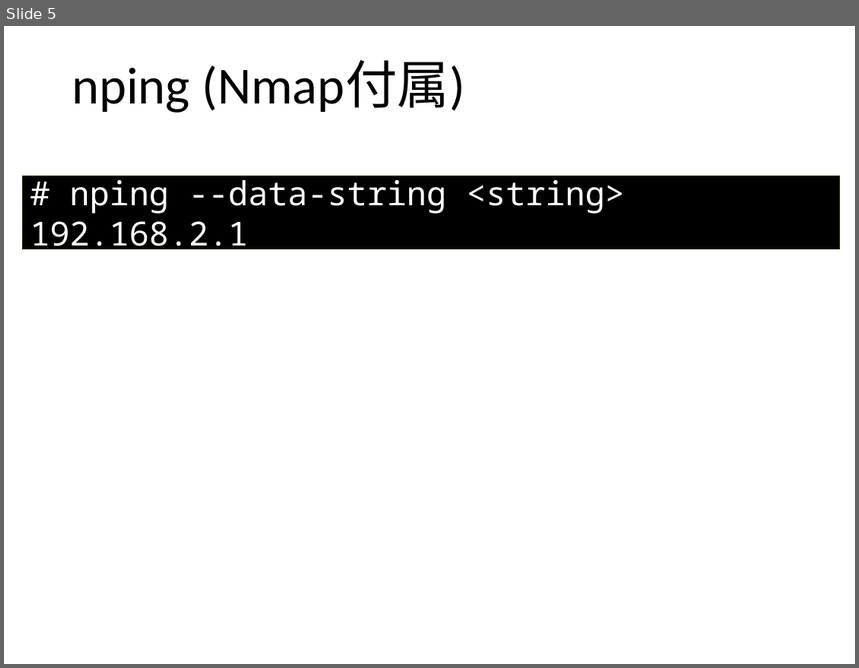
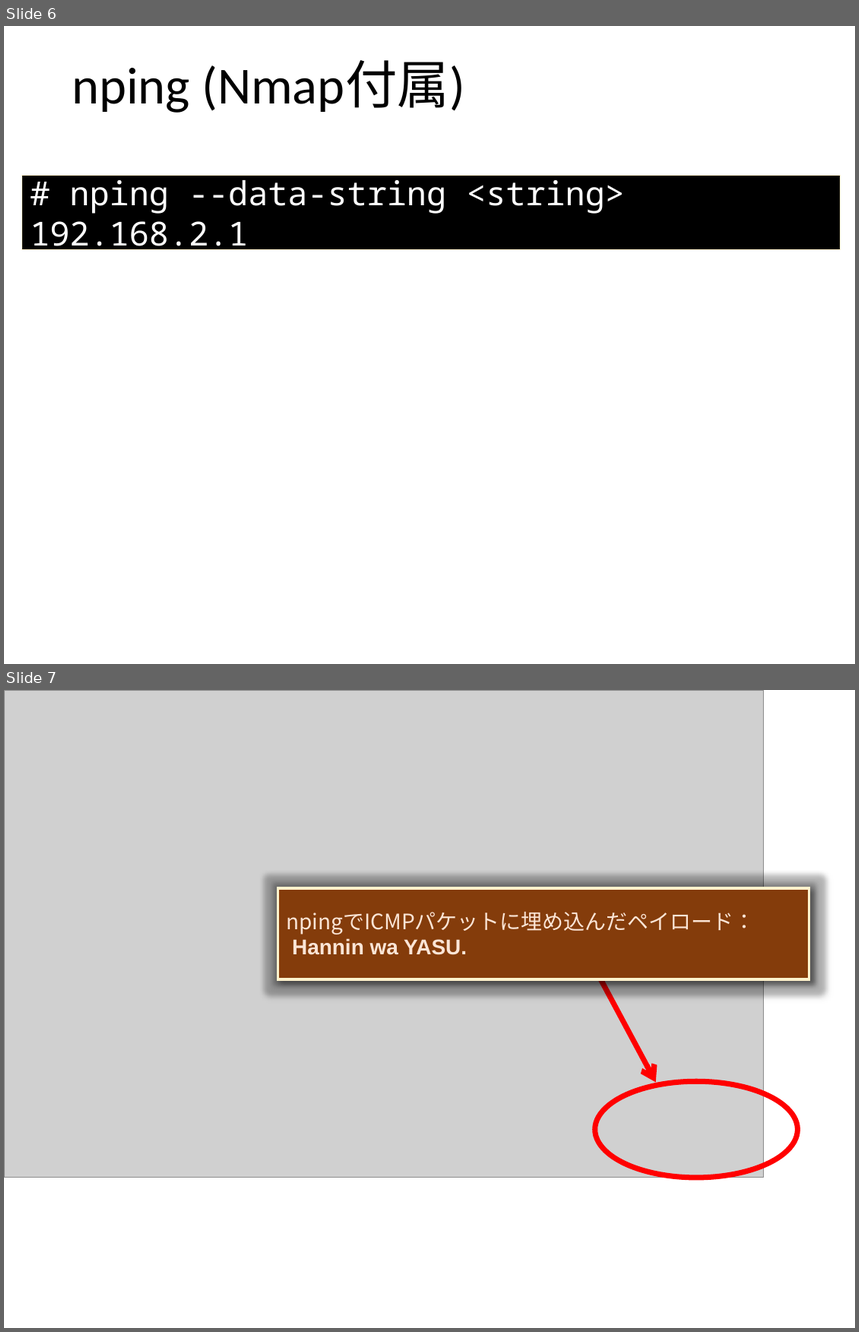
Before and after one commit to ozuma/sumida_sec, a slide deck: 2015-no.2/ppt/00_ozuma.pptx. Shown one above the other, each under a label of ours: slide 5 before the commit, slides 6 and 7 after it. The pictures are 859x668 and 859x1332 pixels, drawn with LibreOffice and Linux fonts; fonts in the diff are those of the drawing; grey boxes stand for pictures. Boxes give left, top, right and bottom in pixels: in the first picture for what was removed or moved away, otherwise in the second. Text is boxed around its words. In the diff, an @@ line names an element or a change of style, - is before the commit and + after.

Commit message:
nmapのスキャンモードをスライドに追加

```diff
--- a/2015-no.2/ppt/00_ozuma.pptx
+++ b/2015-no.2/ppt/00_ozuma.pptx
@@ slide 7 added at (4,690,855,1328), background #FFFFFF @@
@@ picture added at (4,690,763,1178) @@
@@ rectangle added at (278,888,810,980), fill #843C0B, outline #FFF2CC 2.25 pt, 18 pt, text #FBE5D6 @@
+npingでICMPパケットに埋め込んだペイロード：
+Hannin wa YASU.
@@ arrow added from (595, 970) to (656, 1082), #FF0000 4.5 pt @@
@@ ellipse added at (595,1081,797,1178), outline #FF0000 4.5 pt @@
@@ what was slide 5 is now slide 6 @@
```
Also in this commit, not shown: 2 slides changed, 4 other slides added, 2 other files.
